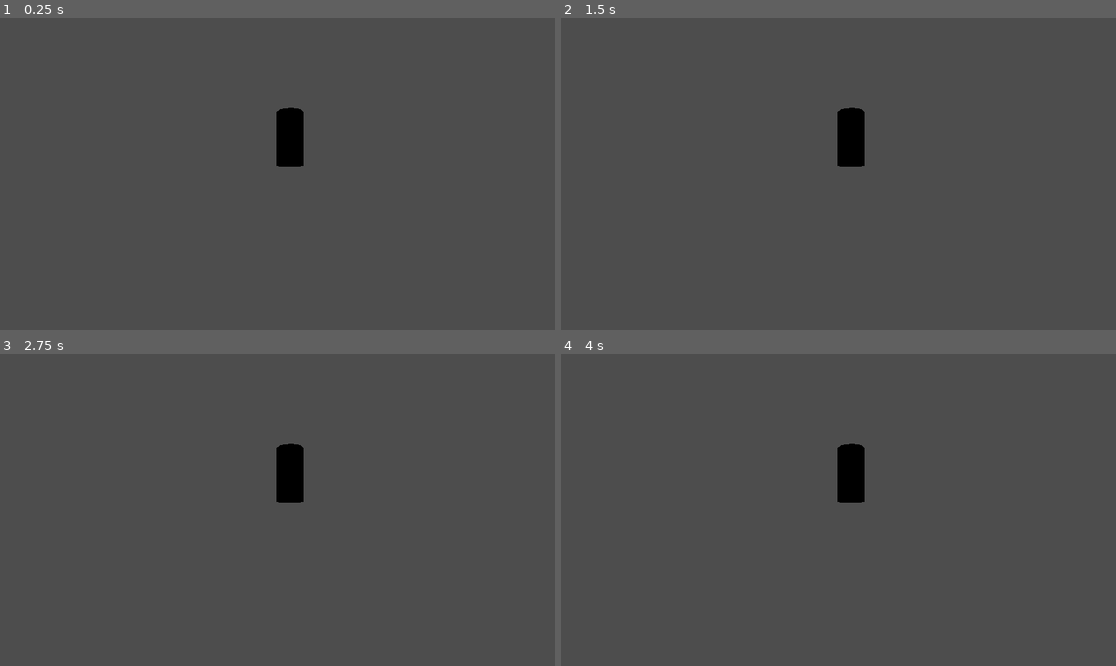
Above: before the commit, frames 1-4 (two rows, left to right).
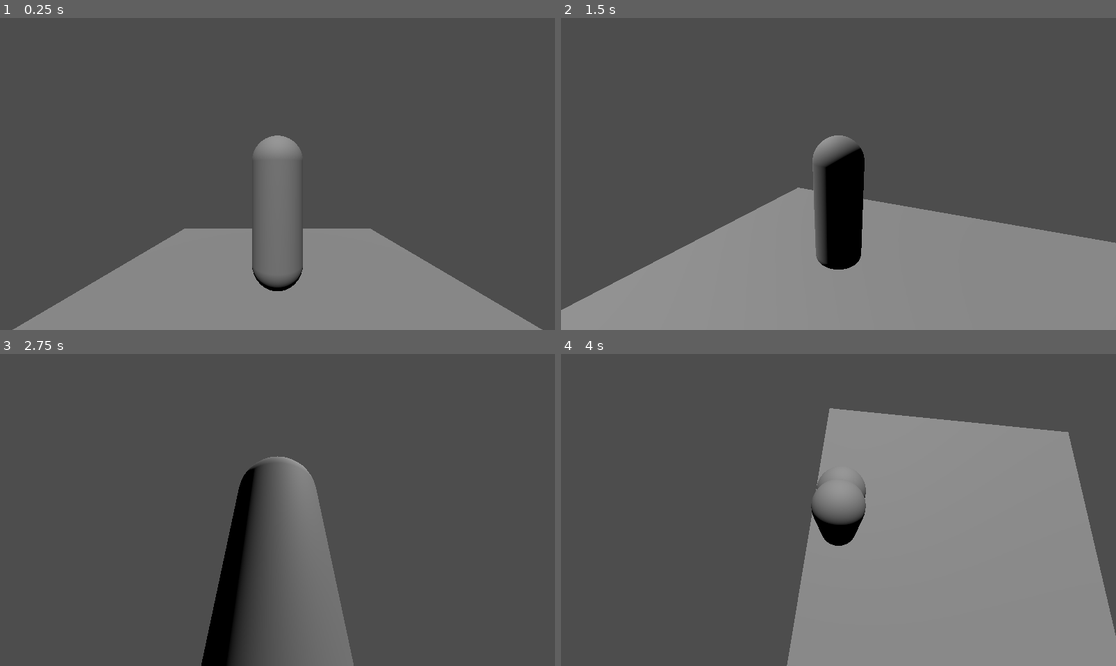
Above: after the commit, the same moments.

Repository: arrowira/SoulsLike
Game: Godot game, scene res://MainScene.tscn
Same seed, same stepped clock (60 frames per second), same inputs: the game is played once before the commit and once after it. Before the commit the project starts from res://node_3d.tscn.
Inputs (mouse positions are in pixels of both pictures, inside the frame that each line leads up to):
- Up to frame 1 (0.25 s): no input
- Up to frame 2 (1.5 s): tap Enter (ui_accept) at 0.5, 0.6, 0.77, 1.07, 1.35 s; move the mouse to (960, 158) at 0.52 s; hold D (right, bound only after the commit) 0.53-1.28 s; move the mouse to (727, 189) at 1.27 s; hold S (backward, bound only after the commit) from 1.28 s (still down)
- Up to frame 3 (2.75 s): tap Enter (ui_accept) at 1.52, 1.82, 2.1 s; move the mouse to (333, 441) at 2.02 s; release S (backward, bound only after the commit) at 2.03 s; hold D (right, bound only after the commit) from 2.03 s (still down)
- Up to frame 4 (4 s): tap Enter (ui_accept) at 2.75, 2.85, 3.02, 3.32, 3.6, 3.77 s; move the mouse to (810, 572) at 2.77 s; release D (right, bound only after the commit) at 2.78 s; hold W (forward, bound only after the commit) 2.78-3.53 s; move the mouse to (1005, 556) at 3.52 s; hold A (left, bound only after the commit) from 3.53 s (still down)

The runs differ from the first frame. In frame 1, 23% of the frame differs, in the area x 2-98%, y 28-100%; in frame 2, 34%; in frame 3, 8.5%; in frame 4, 40%, in the area x 40-100%, y 17-100%.

Commit message:
playerCam and movement

Diff:
--- a/MainScene.tscn
+++ b/MainScene.tscn
@@ -1,7 +1,27 @@
-[gd_scene load_steps=2 format=3 uid="uid://hmkbf5o2j3f6"]
+[gd_scene load_steps=4 format=3 uid="uid://hmkbf5o2j3f6"]
 
-[ext_resource type="PackedScene" uid="uid://cu87v5rw1uxft" path="res://node_3d.tscn" id="1_3p7fm"]
+[ext_resource type="PackedScene" uid="uid://cu87v5rw1uxft" path="res://player_scene.tscn" id="1_3p7fm"]
+
+[sub_resource type="BoxMesh" id="BoxMesh_i0vss"]
+
+[sub_resource type="BoxShape3D" id="BoxShape3D_fjfdt"]
 
 [node name="Node3D" type="Node3D"]
+transform = Transform3D(1, 0, 0, 0, 1, 0, 0, 0, 1, 0, 2.76499, 0)
 
-[node name="Node3D" parent="." instance=ExtResource("1_3p7fm")]
+[node name="player_scene" parent="." instance=ExtResource("1_3p7fm")]
+
+[node name="StaticBody3D" type="StaticBody3D" parent="."]
+transform = Transform3D(1, 0, 0, 0, 1, 0, 0, 0, 1, 0, -2.28814, 0)
+
+[node name="MeshInstance3D" type="MeshInstance3D" parent="StaticBody3D"]
+transform = Transform3D(8.96857, 0, 0, 0, 1, 0, 0, 0, 11.6503, 0, -0.39075, 0)
+mesh = SubResource("BoxMesh_i0vss")
+skeleton = NodePath("../..")
+
+[node name="CollisionShape3D" type="CollisionShape3D" parent="StaticBody3D"]
+transform = Transform3D(9.00431, 0, 0, 0, 1, 0, 0, 0, 11.8261, 0.0189962, -0.299929, 0.00746155)
+shape = SubResource("BoxShape3D_fjfdt")
+
+[node name="DirectionalLight3D" type="DirectionalLight3D" parent="."]
+transform = Transform3D(1, 0, 0, 0, 0.544405, 0.838823, 0, -0.838823, 0.544405, 0, 3.85086, 0)
--- a/node_3d.tscn
+++ /dev/null
@@ -1,19 +0,0 @@
-[gd_scene load_steps=3 format=3 uid="uid://cu87v5rw1uxft"]
-
-[ext_resource type="Script" path="res://tdk.gd" id="1_4v7jy"]
-
-[sub_resource type="CylinderShape3D" id="CylinderShape3D_1dxj5"]
-
-[node name="Node3D" type="Node3D"]
-script = ExtResource("1_4v7jy")
-
-[node name="Player" type="CharacterBody3D" parent="."]
-transform = Transform3D(1, 0, 0, 0, 1, 0, 0, 0, 1, 0, 1.77145, 0)
-
-[node name="CollisionShape3D" type="CollisionShape3D" parent="Player"]
-shape = SubResource("CylinderShape3D_1dxj5")
-
-[node name="Player" type="CSGCylinder3D" parent="Player"]
-
-[node name="MainCamera" type="Camera3D" parent="Player"]
-transform = Transform3D(1, 0, 0, 0, 1, 0, 0, 0, 1, -0.464063, -1.28902, 7.51132)
--- /dev/null
+++ b/player.gd
@@ -0,0 +1,41 @@
+extends CharacterBody3D
+
+
+const SPEED = 5.0
+const JUMP_VELOCITY = 4.5
+var sensitivity = 0.5;
+@onready var cam_origin: Node3D = $camOrigin
+
+func _input(event):
+	if event is InputEventMouseMotion:
+
+		rotate_y(deg_to_rad(-event.relative.x * sensitivity))
+		cam_origin.rotate_x(deg_to_rad(-event.relative.y * sensitivity))
+		cam_origin.rotation.x = clamp(cam_origin.rotation.x,deg_to_rad(-90), deg_to_rad(45))
+
+func _ready() -> void:
+	Input.mouse_mode = Input.MOUSE_MODE_CAPTURED
+
+func _physics_process(delta: float) -> void:
+	if Input.is_action_just_pressed("quit"):
+		get_tree().quit()
+	# Add the gravity.
+	if not is_on_floor():
+		velocity += get_gravity() * delta
+
+	# Handle jump.
+	if Input.is_action_just_pressed("ui_accept") and is_on_floor():
+		velocity.y = JUMP_VELOCITY
+
+	# Get the input direction and handle the movement/deceleration.
+	# As good practice, you should replace UI actions with custom gameplay actions.
+	var input_dir := Input.get_vector("left", "right", "forward", "backward")
+	var direction := (transform.basis * Vector3(input_dir.x, 0, input_dir.y)).normalized()
+	if direction:
+		velocity.x = direction.x * SPEED
+		velocity.z = direction.z * SPEED
+	else:
+		velocity.x = move_toward(velocity.x, 0, SPEED)
+		velocity.z = move_toward(velocity.z, 0, SPEED)
+
+	move_and_slide()
--- /dev/null
+++ b/player_scene.tscn
@@ -0,0 +1,37 @@
+[gd_scene load_steps=6 format=3 uid="uid://cu87v5rw1uxft"]
+
+[ext_resource type="Script" path="res://tdk.gd" id="1_4v7jy"]
+[ext_resource type="Script" path="res://player.gd" id="2_i27og"]
+
+[sub_resource type="CapsuleMesh" id="CapsuleMesh_4d8bg"]
+height = 2.98
+
+[sub_resource type="SphereMesh" id="SphereMesh_70mqn"]
+
+[sub_resource type="CapsuleShape3D" id="CapsuleShape3D_65edt"]
+
+[node name="player_scene" type="Node3D"]
+script = ExtResource("1_4v7jy")
+
+[node name="CharacterBody3D" type="CharacterBody3D" parent="."]
+script = ExtResource("2_i27og")
+
+[node name="MeshInstance3D" type="MeshInstance3D" parent="CharacterBody3D"]
+mesh = SubResource("CapsuleMesh_4d8bg")
+
+[node name="MeshInstance3D" type="MeshInstance3D" parent="CharacterBody3D/MeshInstance3D"]
+transform = Transform3D(1, 0, 0, 0, 1, 0, 0, 0, 1, 0.0517681, 0.723191, -0.404443)
+mesh = SubResource("SphereMesh_70mqn")
+
+[node name="CollisionShape3D" type="CollisionShape3D" parent="CharacterBody3D"]
+shape = SubResource("CapsuleShape3D_65edt")
+
+[node name="camOrigin" type="Node3D" parent="CharacterBody3D"]
+transform = Transform3D(1, 0, 0, 0, 1, 0, 0, 0, 1, 0, 0.743106, 0)
+
+[node name="SpringArm3D" type="SpringArm3D" parent="CharacterBody3D/camOrigin"]
+spring_length = 4.0
+margin = 0.5
+
+[node name="Camera3D" type="Camera3D" parent="CharacterBody3D/camOrigin/SpringArm3D"]
+transform = Transform3D(1, 0, 0, 0, 1, 0, 0, 0, 1, 0, 0, 5.04493)
--- a/project.godot
+++ b/project.godot
@@ -11,6 +11,34 @@
 [application]
 
 config/name="soulsLike"
-run/main_scene="res://node_3d.tscn"
+run/main_scene="res://MainScene.tscn"
 config/features=PackedStringArray("4.3", "Forward Plus")
 config/icon="res://icon.svg"
+
+[input]
+
+forward={
+"deadzone": 0.5,
+"events": [Object(InputEventKey,"resource_local_to_scene":false,"resource_name":"","device":-1,"window_id":0,"alt_pressed":false,"shift_pressed":false,"ctrl_pressed":false,"meta_pressed":false,"pressed":false,"keycode":0,"physical_keycode":87,"key_label":0,"unicode":119,"location":0,"echo":false,"script":null)
+]
+}
+backward={
+"deadzone": 0.5,
+"events": [Object(InputEventKey,"resource_local_to_scene":false,"resource_name":"","device":-1,"window_id":0,"alt_pressed":false,"shift_pressed":false,"ctrl_pressed":false,"meta_pressed":false,"pressed":false,"keycode":0,"physical_keycode":83,"key_label":0,"unicode":115,"location":0,"echo":false,"script":null)
+]
+}
+left={
+"deadzone": 0.5,
+"events": [Object(InputEventKey,"resource_local_to_scene":false,"resource_name":"","device":-1,"window_id":0,"alt_pressed":false,"shift_pressed":false,"ctrl_pressed":false,"meta_pressed":false,"pressed":false,"keycode":0,"physical_keycode":65,"key_label":0,"unicode":97,"location":0,"echo":false,"script":null)
+]
+}
+right={
+"deadzone": 0.5,
+"events": [Object(InputEventKey,"resource_local_to_scene":false,"resource_name":"","device":-1,"window_id":0,"alt_pressed":false,"shift_pressed":false,"ctrl_pressed":false,"meta_pressed":false,"pressed":false,"keycode":0,"physical_keycode":68,"key_label":0,"unicode":100,"location":0,"echo":false,"script":null)
+]
+}
+quit={
+"deadzone": 0.5,
+"events": [Object(InputEventKey,"resource_local_to_scene":false,"resource_name":"","device":-1,"window_id":0,"alt_pressed":false,"shift_pressed":false,"ctrl_pressed":false,"meta_pressed":false,"pressed":false,"keycode":0,"physical_keycode":4194305,"key_label":0,"unicode":0,"location":0,"echo":false,"script":null)
+]
+}
